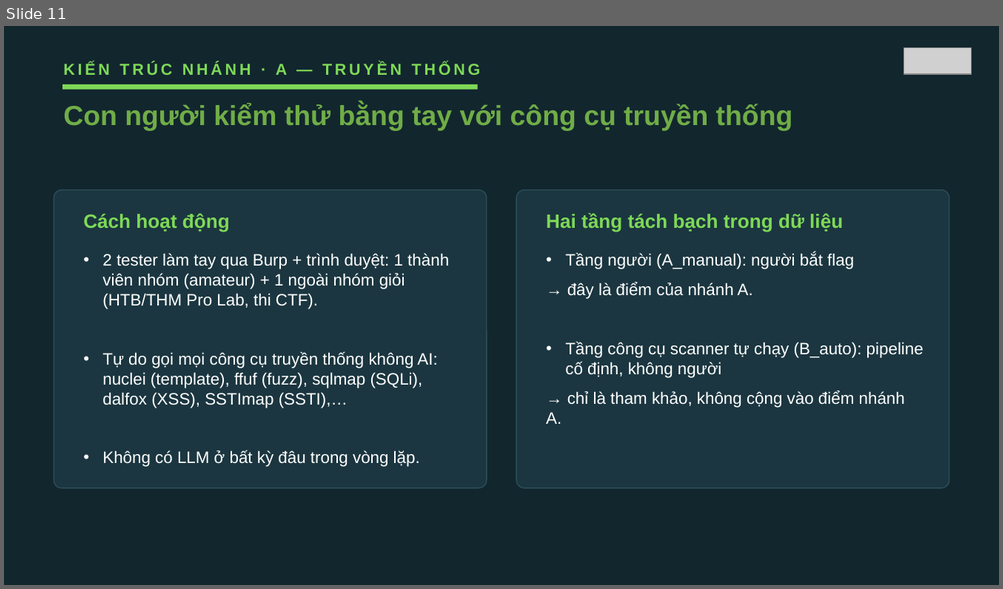
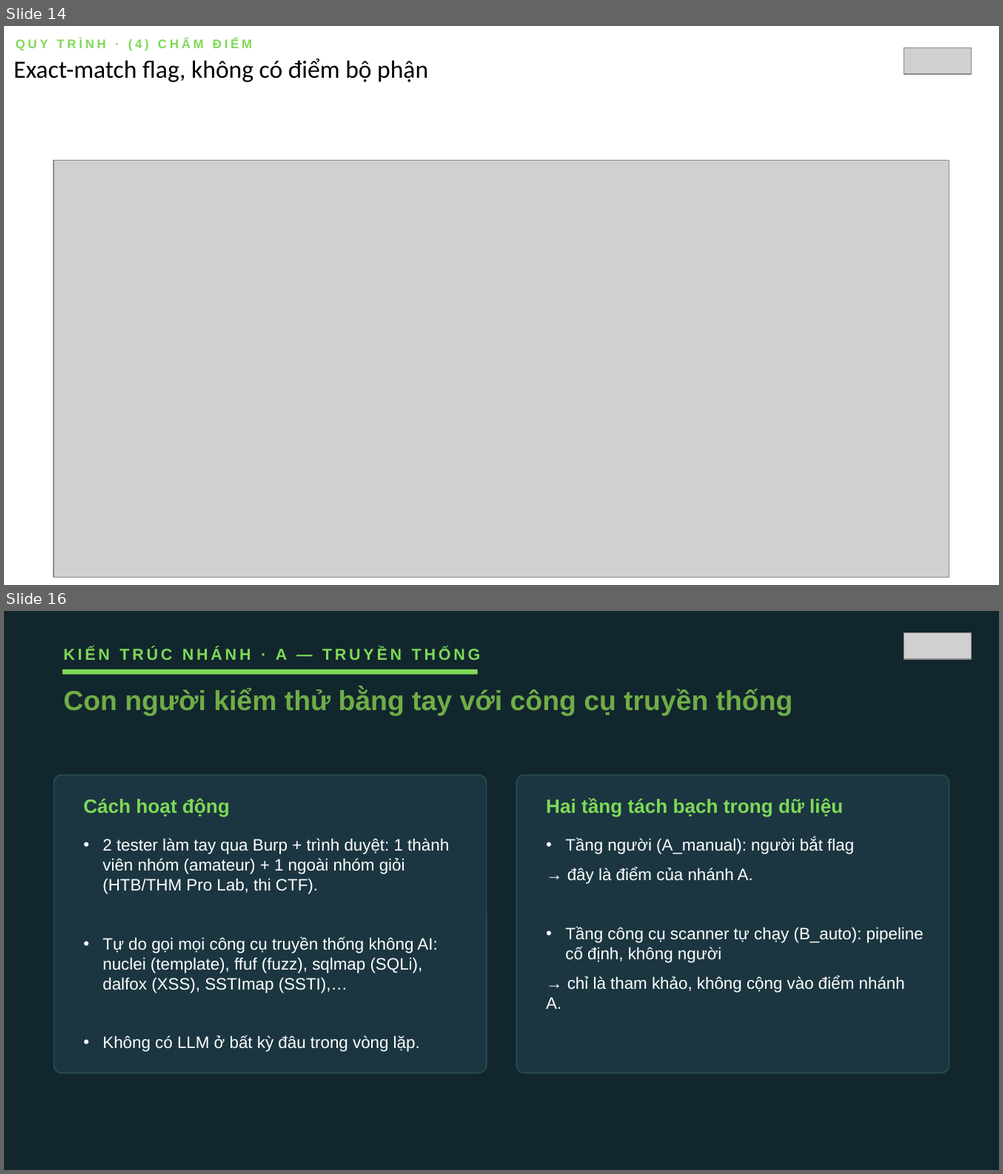
Before and after one commit to VuNguyenBinh/KLTN-FA26, a slide deck: Slide/KTLN_slide.pptx. Shown one above the other, each under a label of ours: slide 11 before the commit, slides 14 and 16 after it; the slides between them are not shown. The pictures are 1003x589 and 1003x1174 pixels, drawn with LibreOffice and Linux fonts; fonts in the diff are those of the drawing; grey boxes stand for pictures. Boxes give left, top, right and bottom in pixels: in the first picture for what was removed or moved away, otherwise in the second. Text is boxed around its words. In the diff, an @@ line names an element or a change of style, - is before the commit and + after.

```diff
--- a/Slide/KTLN_slide.pptx
+++ b/Slide/KTLN_slide.pptx
@@ slide 14 added at bbox=[4, 26, 999, 585], background #FFFFFF @@
@@ text added at bbox=[16, 38, 252, 51], 9 pt, text #7ED957, bold @@
+QUY TRÌNH · (4) CHẤM ĐIỂM
@@ text added at bbox=[14, 59, 428, 82], 18 pt, text #000000 @@
+Exact-match flag, không có điểm bộ phận
@@ picture added at bbox=[903, 48, 970, 74] @@
@@ picture added at bbox=[54, 160, 949, 578] @@
@@ what was slide 11 is now slide 16 @@
```
Also in this commit, not shown: 4 other slides added, 2 other files.
